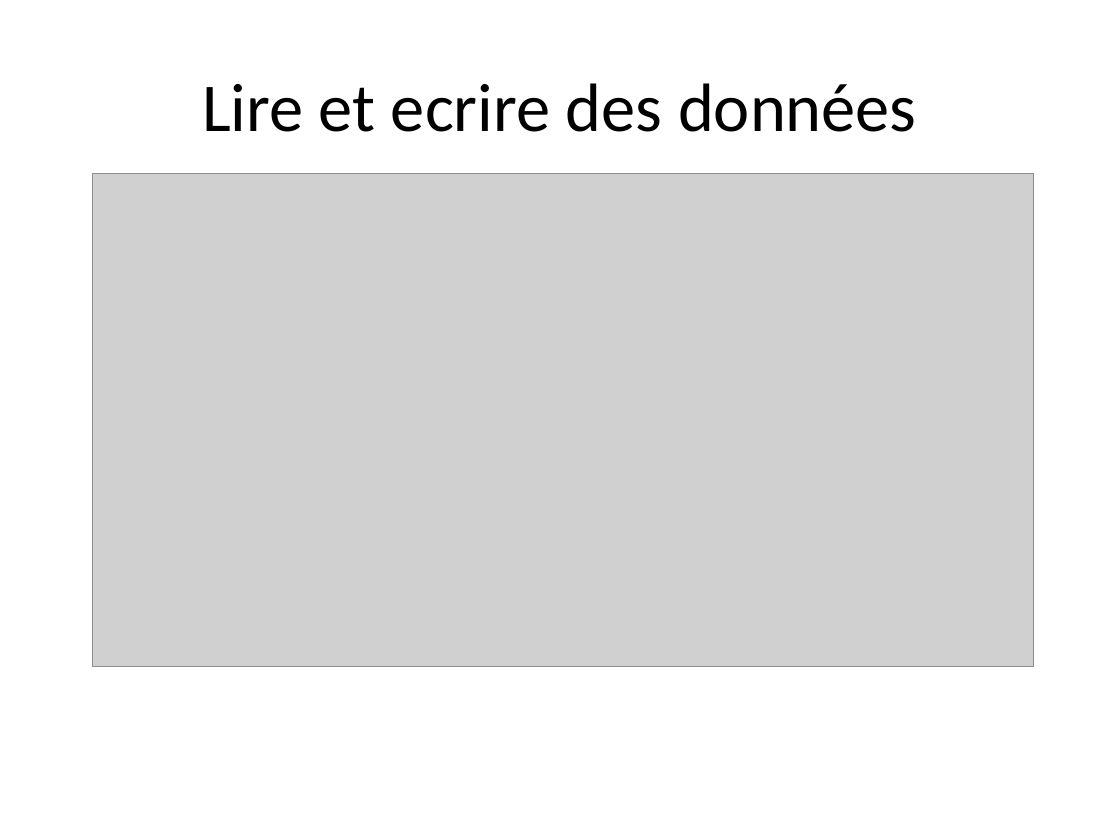
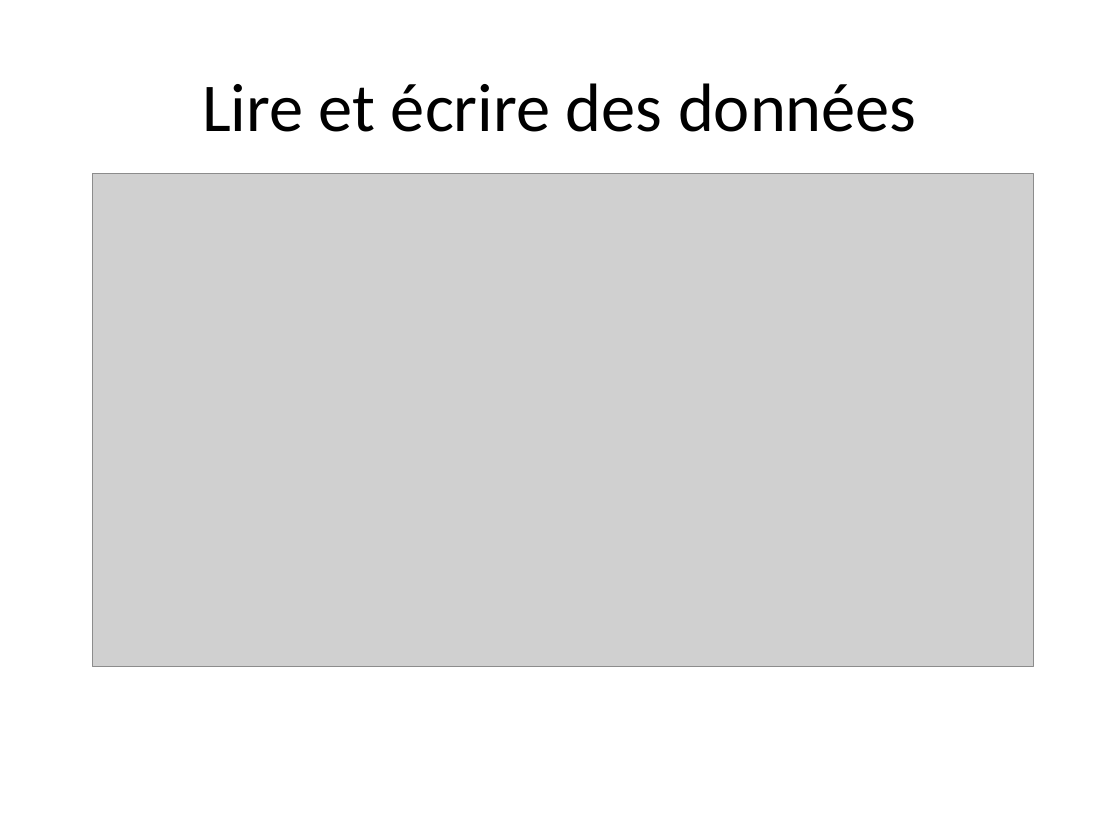
Before and after one commit to PF-BB/CentraleSupelec-R-genomics, a slide deck: slide 19 of docs/source/TP1/TP1_20161027_introR.pptx (slide 17 before the commit). Drawn at 1120x840 pixels with LibreOffice and Linux fonts; fonts in the diff are those of the drawing; grey boxes stand for pictures. Boxes give left, top, right and bottom in pixels: in the first picture for what was removed or moved away, otherwise in the second. Text is boxed around its words. In the diff, an @@ line names an element or a change of style, - is before the commit and + after.

```diff
--- a/docs/source/TP1/TP1_20161027_introR.pptx
+++ b/docs/source/TP1/TP1_20161027_introR.pptx
@@ title at (x1=202, y1=83, x2=917, y2=132): text changed @@
-Lire et ecrire des données
+Lire et écrire des données
```
Also in this commit, not shown: 3 other slides changed, 15 slides added, 15 slides removed.
